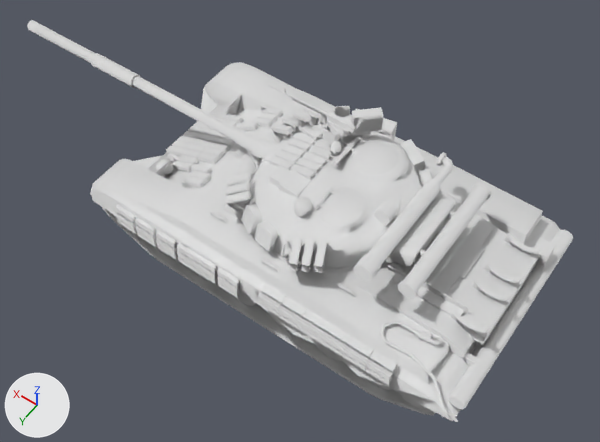
The glTF model public/models/tanks/community/recovered/t64bv1.glb as it was, and as the next commit left it.
Both versions are drawn from a 50 mm lens placed at (-46.4, 72.2, 117.8), pointed at (3.9, 1.8, 7.1). Lighting does not change. The marker at lower left points along +X, +Y and +Z. The first picture is the older version. Vertices at exactly the same position are counted once.
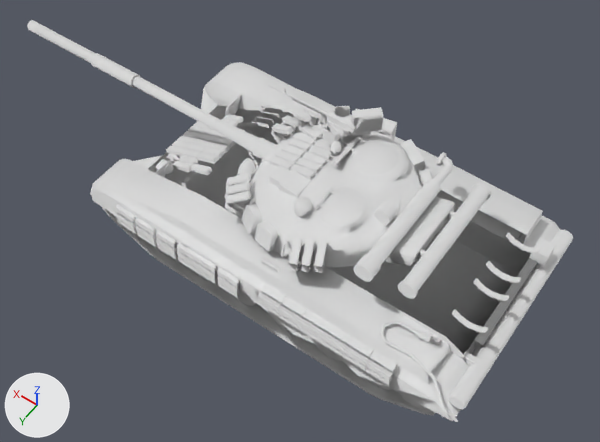
The change in detail:
me_mesh_280_001 is used by ob_turretmesh; parent ob_turret; location (-1.087, 0.0, -14.61); rotation (0.0, -3.142, 0.0), in degrees (0, -180, 0); scale (-0.051, -0.051, -0.051).
me_mesh_280_001 had 2151 vertices, 3367 faces and spanned x -672.0..1309.0, y -332.0..354.0, z 171.0..531.0.
me_mesh_280_001 now has 1828 vertices, 2863 faces and spans x -672.0..1309.0, y -332.0..354.0, z 236.0..531.0.
me_mesh_280_001 part 1: 26 loose pieces with 323 vertices, spanning x -649.0..618.0, y -285.0..285.0, z 171.0..324.0, are deleted.
Part 2, on me_mesh_280_001:
61 faces are deleted.
Other edits to the shape of me_mesh_280_001 do not show in these pictures.

Changed parts and their boxes (x1, y1, x2, y2) in the pictures (600 x 442 px):
'TurretMesh', reshaped
    before: (27, 20, 556, 355)
    after: (27, 20, 556, 342)
part 1 of me_mesh_280_001, deleted
    before: (148, 103, 540, 355)
part 2 of me_mesh_280_001, deleted
    before: (252, 108, 284, 128)
